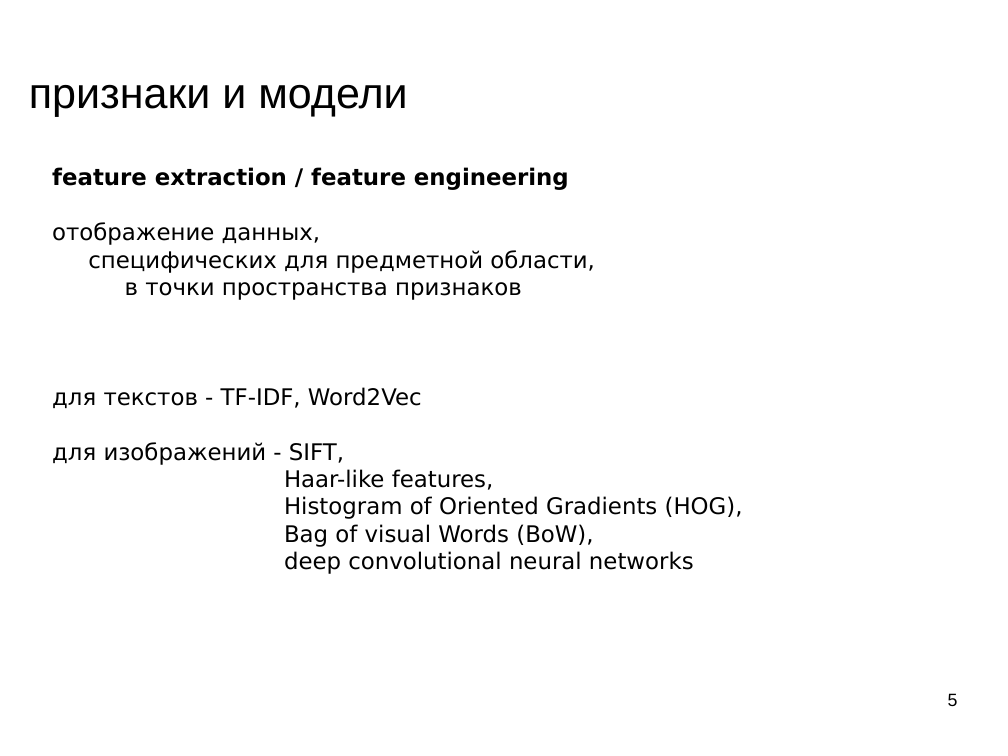
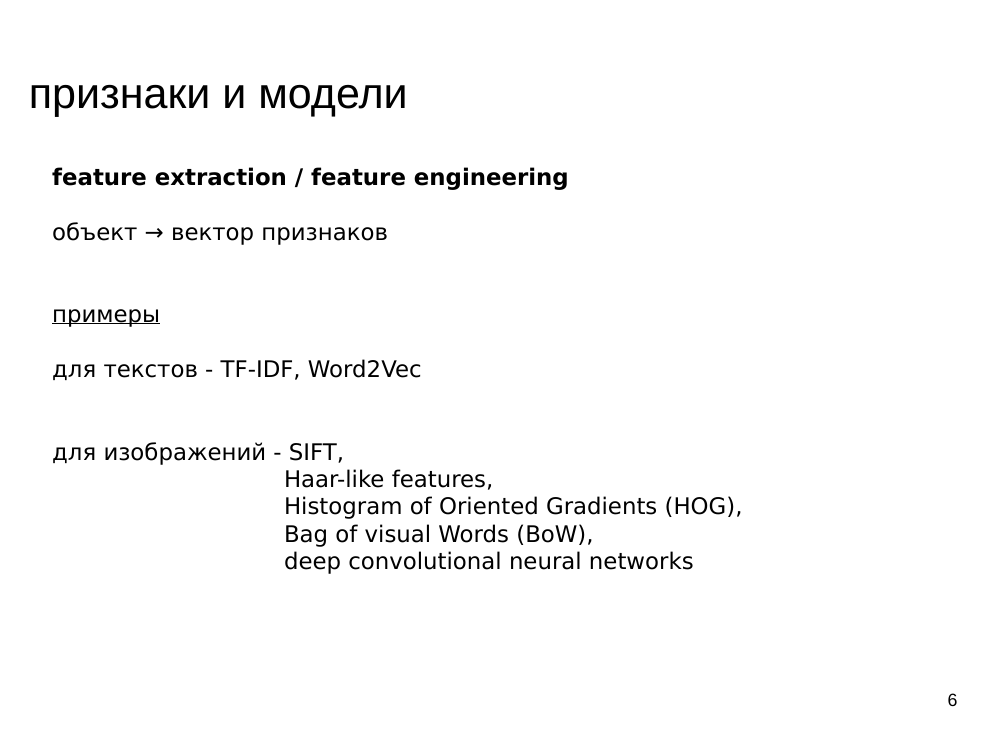
Before and after one commit to mechanoid5/ml_lectorium_legacy, a slide deck: slide 6 of 12-fetch-anomal.odp (slide 5 before the commit). Drawn at 1008x756 pixels with LibreOffice and Linux fonts; fonts in the diff are those of the drawing; background and template pictures are left out. Boxes give left, top, right and bottom in pixels: in the first picture for what was removed or moved away, otherwise in the second. Text is boxed around its words. In the diff, an @@ line names an element or a change of style, - is before the commit and + after.

```diff
--- a/12-fetch-anomal.odp
+++ b/12-fetch-anomal.odp
@@ text at [52, 222, 388, 327]: text changed @@
-отображение данных,
-специфических для предметной области,
-в точки пространства признаков
+объект → вектор признаков
+примеры
@@ page number at [948, 693, 958, 706]: text changed @@
-5
+6
```
Also in this commit, not shown: 11 other slides changed, 2 slides added, 1 slide removed.
